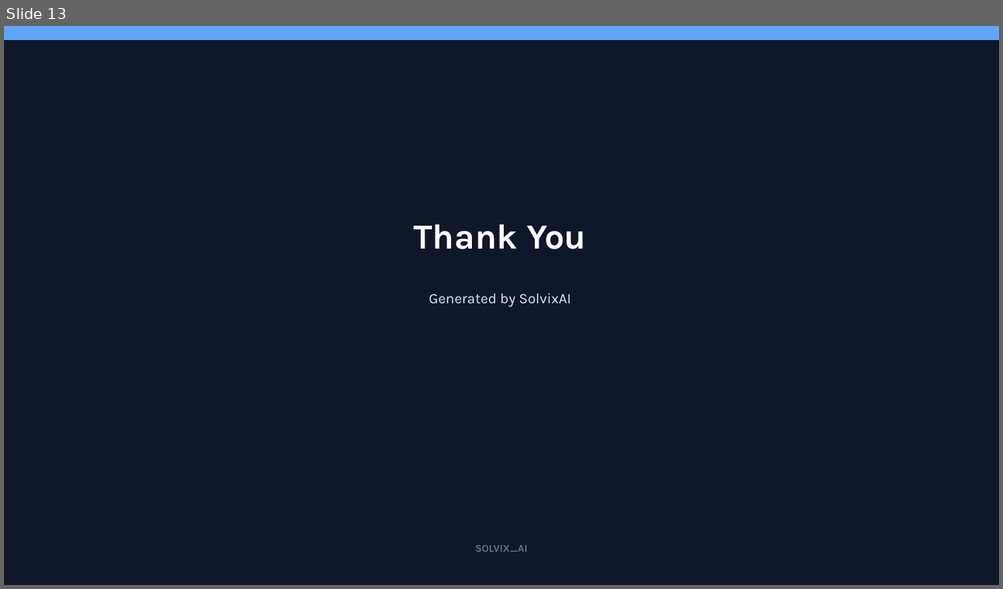
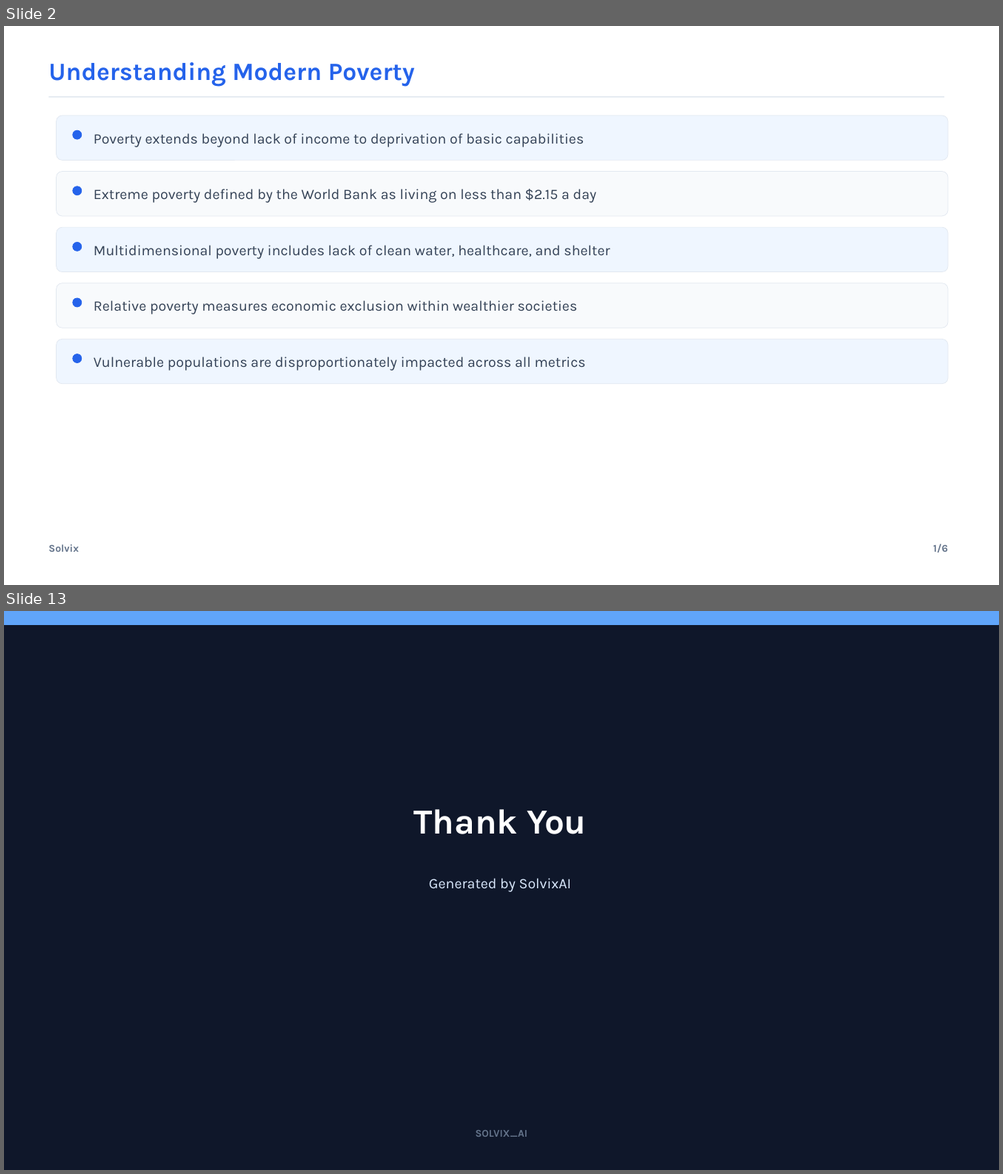
Before and after one commit to SirajAbid17/Solvix, a slide deck: backend/services/agent/presentation.pptx. Shown one above the other, each under a label of ours: slide 13 before the commit, slides 2 and 13 after it; the slides between them are not shown. The pictures are 1003x589 and 1003x1174 pixels, drawn with LibreOffice and Linux fonts; fonts in the diff are those of the drawing. Boxes give left, top, right and bottom in pixels: in the first picture for what was removed or moved away, otherwise in the second. Text is boxed around its words. In the diff, an @@ line names an element or a change of style, - is before the commit and + after.

```diff
--- a/backend/services/agent/presentation.pptx
+++ b/backend/services/agent/presentation.pptx
@@ slide 2 added at <box>4,26,999,585</box>, background #FFFFFF @@
@@ text added at <box>48,62,415,87</box>, 24 pt, text #2563EB, bold @@
+Understanding Modern Poverty
@@ line added from (48, 97) to (944, 97), #E2E8F0 1.2 pt @@
@@ rounded rectangle added at <box>57,116,948,160</box>, fill #EFF6FF, outline #E2E8F0 0.5 pt @@
@@ ellipse added at <box>73,130,82,139</box>, fill #2563EB, outline #2563EB 0.5 pt @@
@@ text added at <box>94,133,584,147</box>, 14 pt, text #334155 @@
+Poverty extends beyond lack of income to deprivation of basic capabilities
@@ rounded rectangle added at <box>57,172,948,216</box>, fill #F8FAFC, outline #E2E8F0 0.5 pt @@
@@ ellipse added at <box>73,187,82,195</box>, fill #2563EB, outline #2563EB 0.5 pt @@
@@ text added at <box>94,189,597,203</box>, 14 pt, text #334155 @@
+Extreme poverty defined by the World Bank as living on less than $2.15 a day
@@ rounded rectangle added at <box>57,227,948,272</box>, fill #EFF6FF, outline #E2E8F0 0.5 pt @@
@@ ellipse added at <box>73,242,82,251</box>, fill #2563EB, outline #2563EB 0.5 pt @@
@@ text added at <box>94,245,609,259</box>, 14 pt, text #334155 @@
+Multidimensional poverty includes lack of clean water, healthcare, and shelter
@@ rounded rectangle added at <box>57,284,948,328</box>, fill #F8FAFC, outline #E2E8F0 0.5 pt @@
@@ ellipse added at <box>73,298,82,307</box>, fill #2563EB, outline #2563EB 0.5 pt @@
@@ text added at <box>94,301,578,315</box>, 14 pt, text #334155 @@
+Relative poverty measures economic exclusion within wealthier societies
@@ rounded rectangle added at <box>57,339,948,384</box>, fill #EFF6FF, outline #E2E8F0 0.5 pt @@
@@ ellipse added at <box>73,355,82,363</box>, fill #2563EB, outline #2563EB 0.5 pt @@
@@ text added at <box>94,357,586,371</box>, 14 pt, text #334155 @@
+Vulnerable populations are disproportionately impacted across all metrics
@@ text added at <box>48,545,79,552</box>, 10 pt, text #64748B, bold @@
+Solvix
@@ text added at <box>933,544,948,553</box>, 10 pt, text #64748B, bold @@
+1/6
```
Also in this commit, not shown: 7 slides changed, 4 other slides added, 5 slides removed, 26 other files.
